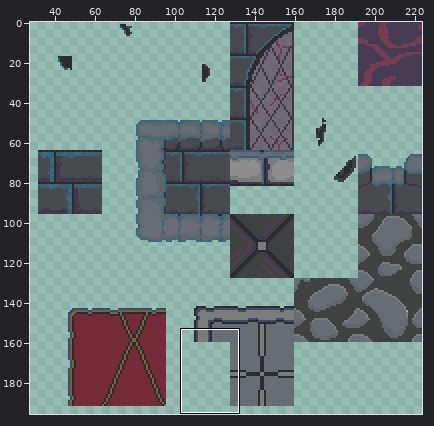
File history of a sprite sheet, Assets/Sprites/Release/Tilesets/ReeceGarrett_Environment_Tileset_Release.png. Above, an overview of the earlier version with the close-up marked.
Close-up. Earlier state:
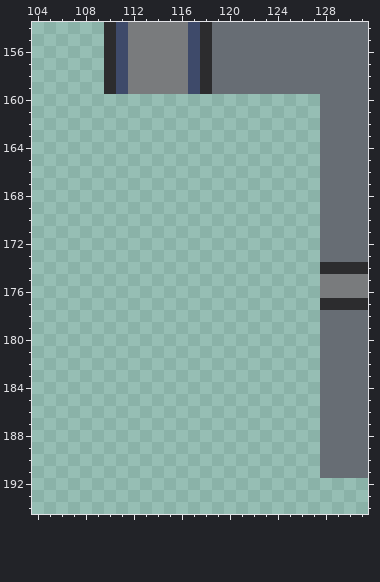
The file is 224x224 pixels. Colours within 5 levels of each other are drawn and written as one. Shown: x 104..131, y 154..194. The wide view leaves out empty margins.
Once edited:
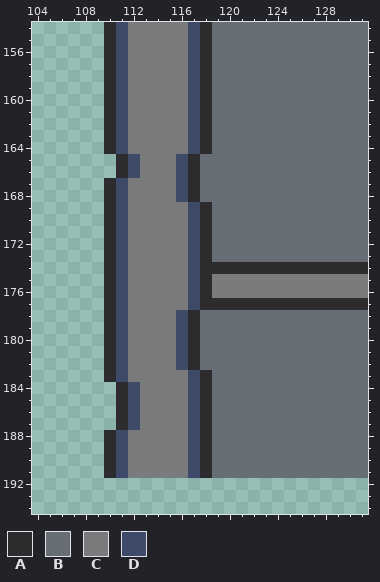
Palette (. is transparent): A #2c2c2e  B #676d74  C #797b7d  D #3e4a6a
The edit:
The author put colour A in rows 160 to 164 at x 110 and 118; in rows 165 to 166 at x 111 and 117; in rows 167 to 168 at x 110 and 117; in rows 169 to 173 at x 110 and 118; in row 174 at x 110 and 118 to 127; in rows 175 to 176 at x 110 and 118.
The author put colour A in row 177 at x 110 and 118 to 127; in rows 178 to 182 at x 110 and 117; in row 183 at x 110 and 118; in rows 184 to 187 at x 111 and 118; in rows 188 to 191 at x 110 and 118.
The author put colour B in rows 160 to 164 at x 119 to 127; in rows 165 to 168 at x 118 to 127; in rows 169 to 173 at x 119 to 127; in rows 178 to 182 at x 118 to 127; in rows 183 to 191 at x 119 to 127.
The author put colour C in rows 160 to 164 at x 112 to 116; in rows 165 to 166 at x 113 to 115; in rows 167 to 168 at x 112 to 115; in rows 169 to 174 at x 112 to 116; in rows 175 to 176 at x 112 to 116 and 119 to 127; in row 177 at x 112 to 116.
The author put colour C in rows 178 to 182 at x 112 to 115; in row 183 at x 112 to 116; in rows 184 to 187 at x 113 to 116; in rows 188 to 191 at x 112 to 116.
The author put colour D in rows 160 to 164 at x 111 and 117; in rows 165 to 166 at x 112 and 116; in rows 167 to 168 at x 111 and 116; in rows 169 to 177 at x 111 and 117; in rows 178 to 182 at x 111 and 116; in row 183 at x 111 and 117.
The author put colour D in rows 184 to 187 at x 112 and 117; in rows 188 to 191 at x 111 and 117.
